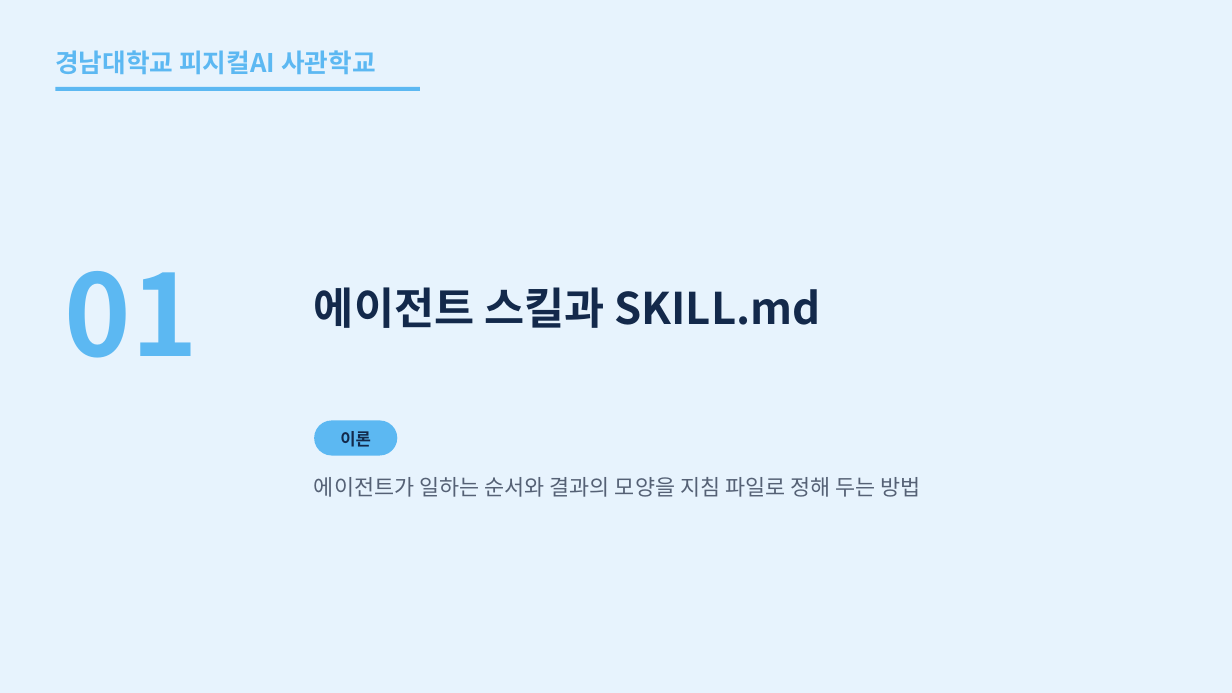
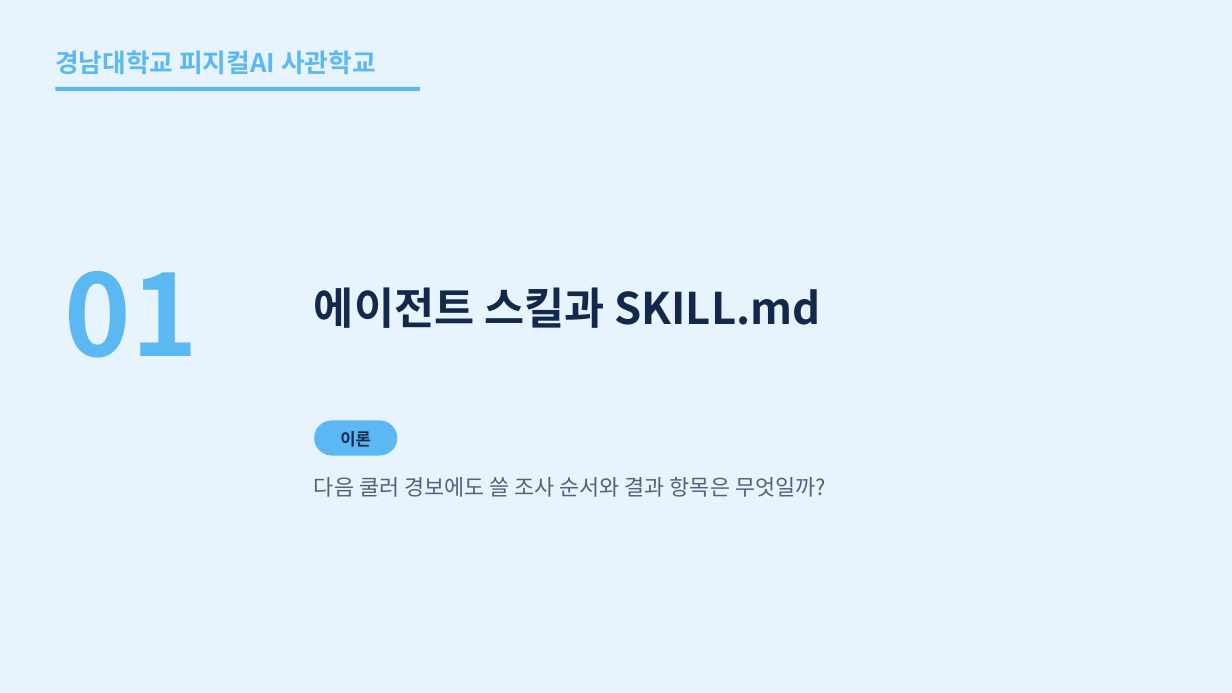
Before and after one commit to uengine-oss/hyd-iot-edu, a slide deck: slide 4 of workspace/강의제작/산출물/통합반/이론_오프라인/06회차/통합반_오프라인_06회차.pptx. Drawn at 1232x693 pixels with LibreOffice and Linux fonts; fonts in the diff are those of the drawing. Boxes give left, top, right and bottom in pixels: in the first picture for what was removed or moved away, otherwise in the second. Text is boxed around its words. In the diff, an @@ line names an element or a change of style, - is before the commit and + after.

Commit message:
통합반 현장 6회차 4~10장 스킬 원문의 보류 조건과 실제 추천 결과·제출 번호를 비교하는 화면과 현장 질문을 검증한다

```diff
--- a/workspace/강의제작/산출물/통합반/이론_오프라인/06회차/통합반_오프라인_06회차.pptx
+++ b/workspace/강의제작/산출물/통합반/이론_오프라인/06회차/통합반_오프라인_06회차.pptx
@@ text at (314, 477, 826, 497): text changed @@
-에이전트가 일하는 순서와 결과의 모양을 지침 파일로 정해 두는 방법
+다음 쿨러 경보에도 쓸 조사 순서와 결과 항목은 무엇일까?
```
Also in this commit, not shown: 5 other slides changed, 10 other files.
